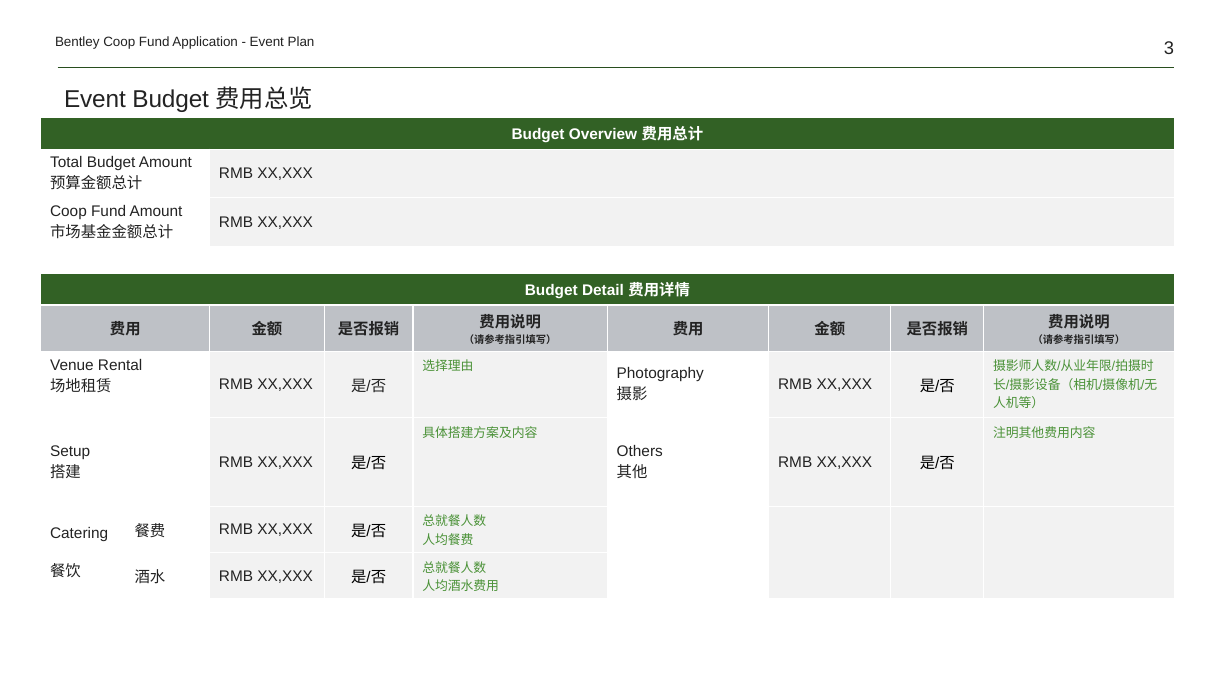
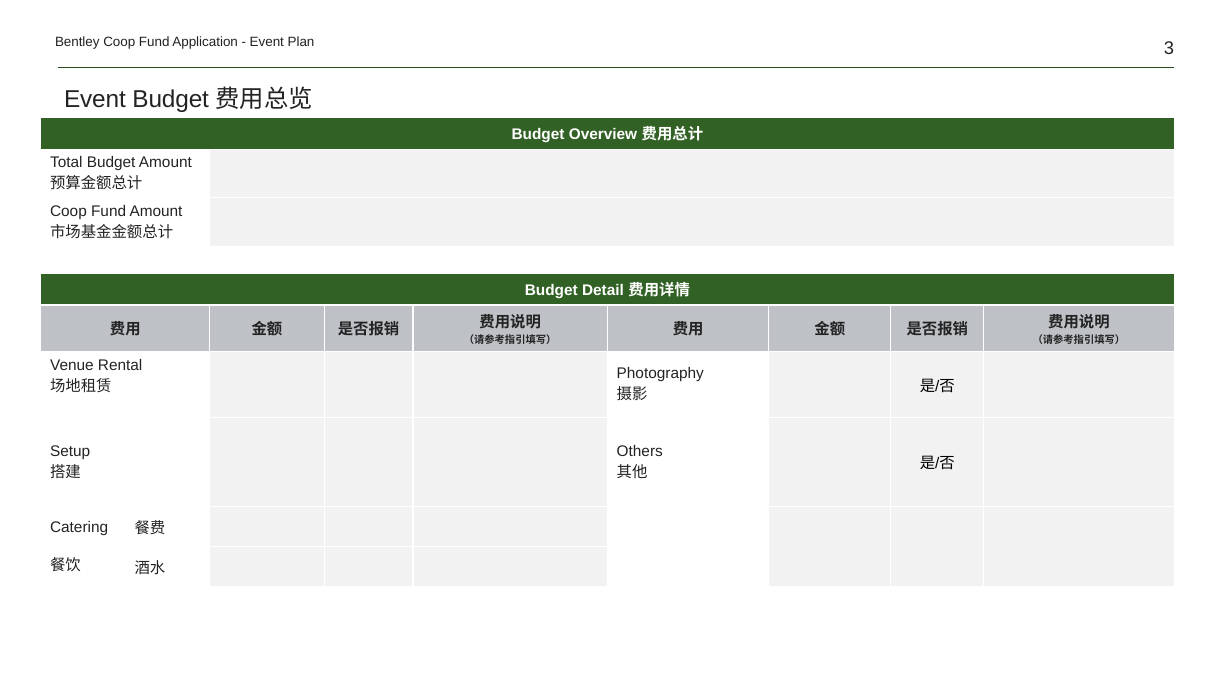
Before and after one commit to Yrtech-Tony/com.yrtech.Bentley.API.Upgrade, a slide deck: slide 3 of com.yrtech.bentleyAPI/com.yrtech.InventoryAPI/template/2022 Dealer Coop fund event plan template-handover ceremony.pptx. Drawn at 1232x693 pixels with LibreOffice and Linux fonts; fonts in the diff are those of the drawing. Boxes give left, top, right and bottom in pixels: in the first picture for what was removed or moved away, otherwise in the second. Text is boxed around its words. In the diff, an @@ line names an element or a change of style, - is before the commit and + after.

```diff
--- a/com.yrtech.bentleyAPI/com.yrtech.InventoryAPI/template/2022 Dealer Coop fund event plan template-handover ceremony.pptx
+++ b/com.yrtech.bentleyAPI/com.yrtech.InventoryAPI/template/2022 Dealer Coop fund event plan template-handover ceremony.pptx
@@ table at bbox=[41, 117, 1174, 579] @@
-row 2, column 3: RMB XX,XXX
+row 2, column 3: 
-row 3, column 3: RMB XX,XXX
+row 3, column 3: 
-row 7: Venue Rental / 场地租赁 |  | RMB XX,XXX | 是/否 | 选择理由 | Photography / 摄影 | RMB XX,XXX | 是/否 | 摄影师人数/从业年限/拍摄时长/摄影设备（相机/摄像机/无人机等）
+row 7: Venue Rental / 场地租赁 |  |  |  |  | Photography / 摄影 |  | 是/否 | 
-row 8: Setup / 搭建 |  | RMB XX,XXX | 是/否 | 具体搭建方案及内容 | Others / 其他 | RMB XX,XXX | 是/否 | 注明其他费用内容
+row 8: Setup / 搭建 |  |  |  |  | Others / 其他 |  | 是/否 | 
-row 9: Catering / 餐饮 | 餐费 | RMB XX,XXX | 是/否 | 总就餐人数 / 人均餐费 |  |  |  | 
+row 9: Catering / 餐饮 | 餐费 |  |  |  |  |  |  | 
-row 10:  | 酒水 | RMB XX,XXX | 是/否 | 总就餐人数 / 人均酒水费用 |  |  |  | 
+row 10:  | 酒水 |  |  |  |  |  |  | 
```
Also in this commit, not shown: 5 other slides changed, 1 slide removed, 12 other files.
